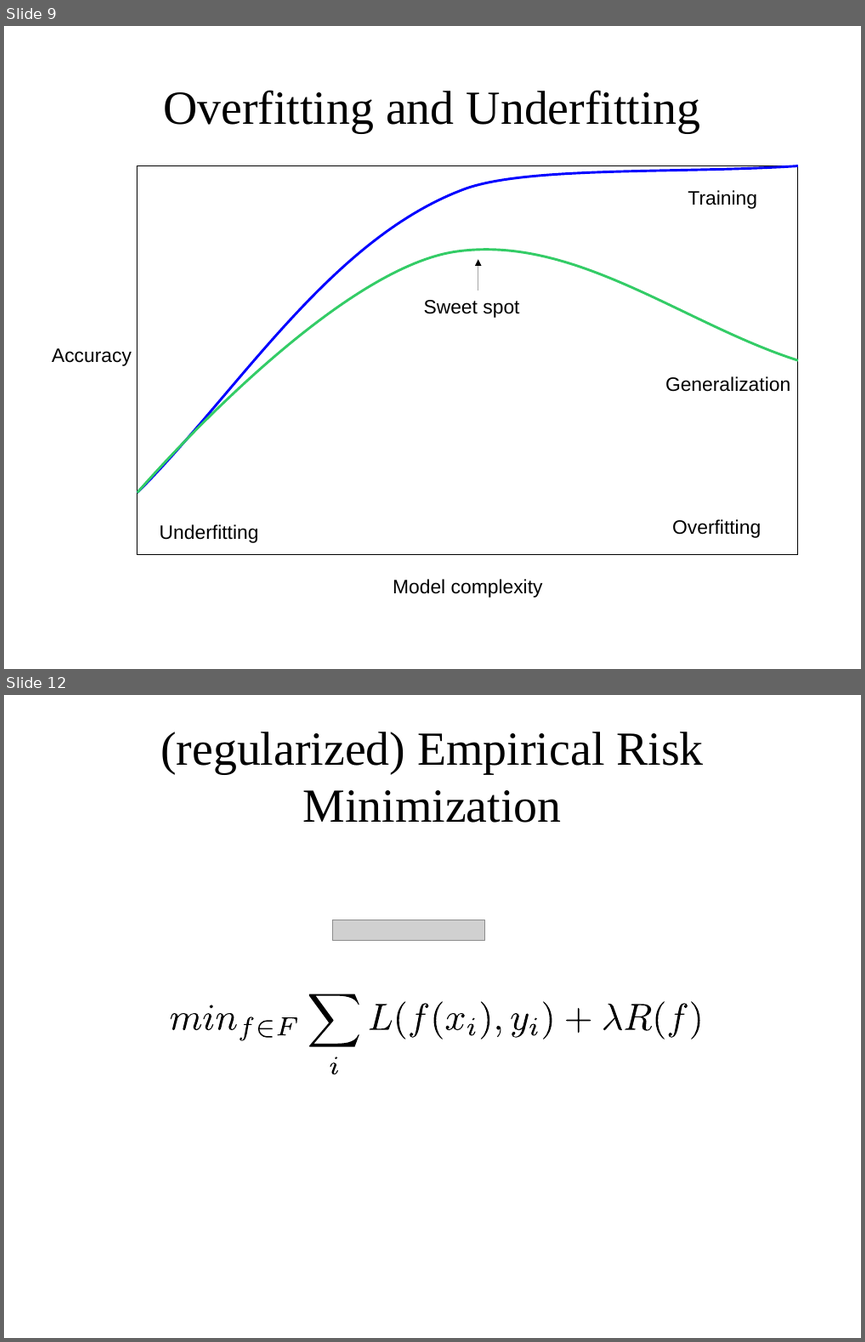
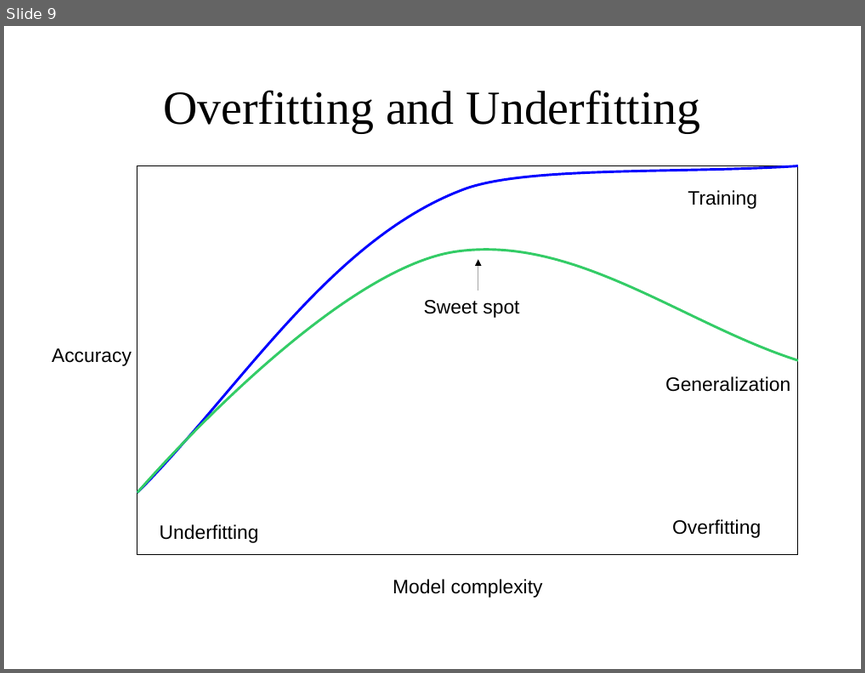
Before and after one commit to amueller/applied_ml_spring_2017, a slide deck: slides/aml-04-013017.odp. Shown one above the other, each under a label of ours: slides 9 and 12 before the commit, slide 9 after it; the slides between them are not shown. The pictures are 865x1342 and 865x673 pixels, drawn with LibreOffice and Linux fonts; fonts in the diff are those of the drawing; grey boxes stand for pictures. Boxes give left, top, right and bottom in pixels: in the first picture for what was removed or moved away, otherwise in the second. Text is boxed around its words. In the diff, an @@ line names an element or a change of style, - is before the commit and + after.

```diff
--- a/slides/aml-04-013017.odp
+++ b/slides/aml-04-013017.odp
@@ slide 12 removed at <box>4,695,861,1338</box>, background #FFFFFF @@
@@ title removed at <box>160,732,703,823</box> @@
-(regularized) Empirical Risk Minimization
@@ picture removed at <box>333,919,485,940</box> @@
@@ group removed at <box>170,991,704,1074</box>: 26 freeform shapes @@
```
Also in this commit, not shown: 8 slides changed, 22 slides added, 3 other slides removed, 1 other file.
